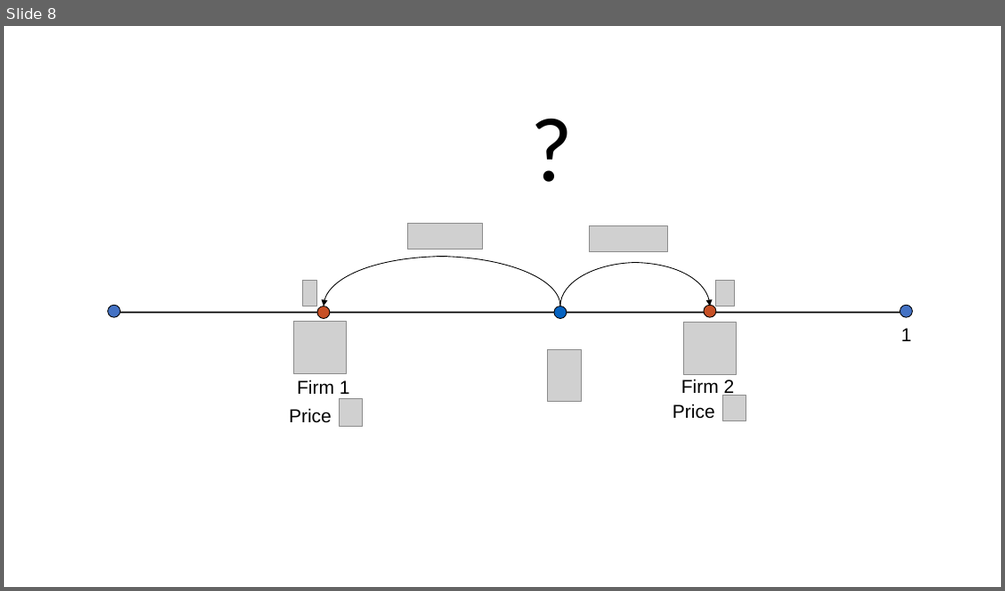
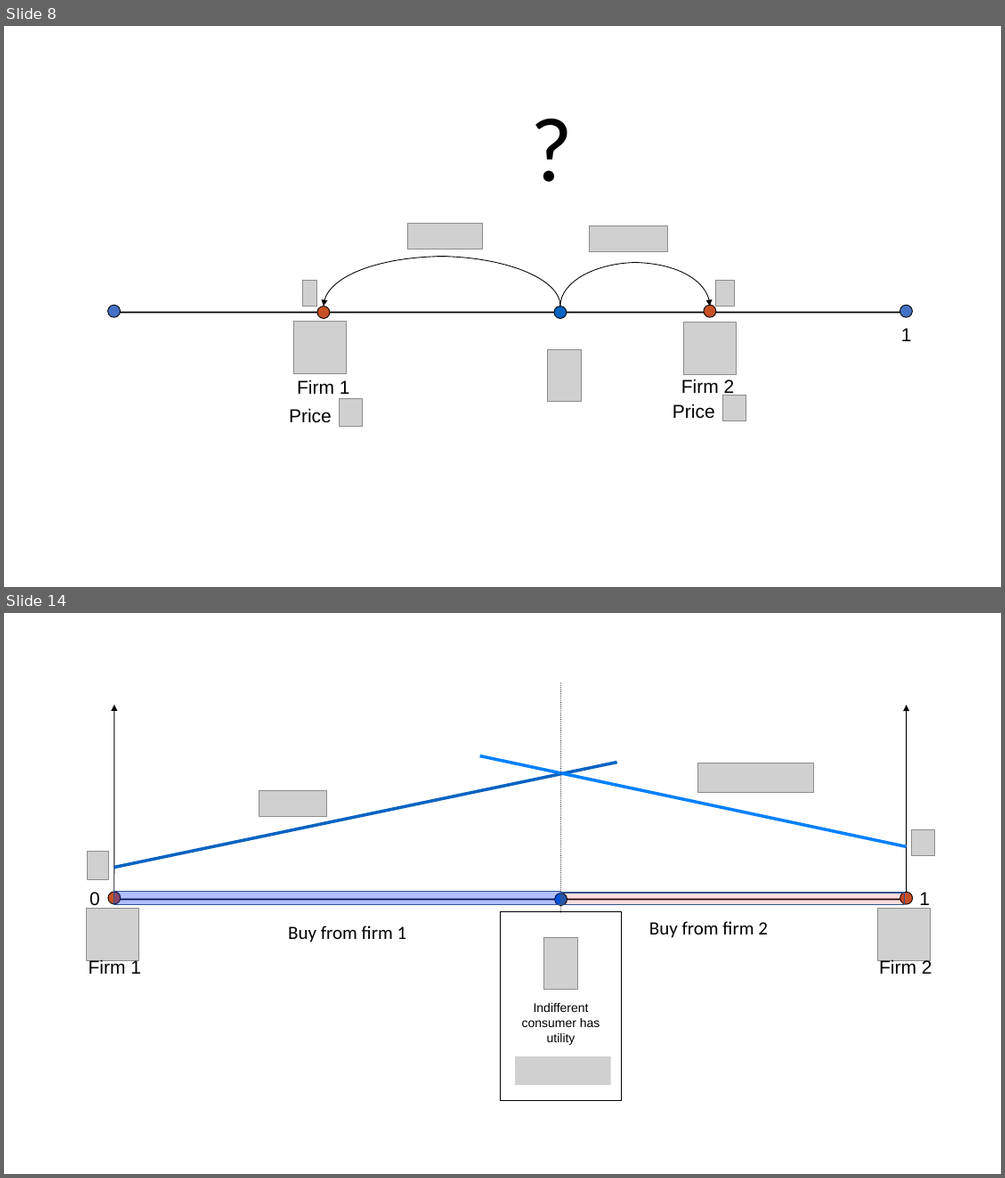
Before and after one commit to peteawag/ECO00008H-A-Industrial-Economics-2019, a slide deck: img/bertrand_eq/bertrand_eq.pptx. Shown one above the other, each under a label of ours: slide 8 before the commit, slides 8 and 14 after it; the slides between them are not shown. The pictures are 1005x591 and 1005x1178 pixels, drawn with LibreOffice and Linux fonts; fonts in the diff are those of the drawing; grey boxes stand for pictures; background and template pictures are left out. Boxes give left, top, right and bottom in pixels: in the first picture for what was removed or moved away, otherwise in the second. Text is boxed around its words. In the diff, an @@ line names an element or a change of style, - is before the commit and + after.

```diff
--- a/img/bertrand_eq/bertrand_eq.pptx
+++ b/img/bertrand_eq/bertrand_eq.pptx
@@ slide 14 added at bbox=[4, 613, 1001, 1174], background #FFFFFF @@
@@ line added from (561, 682) to (561, 913), #000000 0.75 pt dashed @@
@@ arrow added from (114, 898) to (114, 705), #000000 0.75 pt @@
@@ arrow added from (906, 898) to (906, 705), #000000 0.75 pt @@
@@ line added from (114, 868) to (617, 762), #0563C1 3 pt @@
@@ line added from (906, 846) to (479, 755), #0080FF 3 pt @@
@@ picture added at bbox=[698, 763, 813, 793] @@
@@ picture added at bbox=[259, 790, 326, 816] @@
@@ line added from (767, 818) to (773, 818), #000000 0.75 pt @@
@@ picture added at bbox=[87, 851, 109, 879] @@
@@ line added from (199, 850) to (206, 850), #000000 0.75 pt @@
@@ picture added at bbox=[911, 830, 935, 855] @@
@@ text added at bbox=[89, 892, 100, 909], 18 pt, text #000000 @@
+0
@@ ellipse added at bbox=[108, 892, 121, 905], fill #C75025, outline #000000 0.75 pt @@
@@ line added from (114, 900) to (905, 900), #000000 1.5 pt @@
@@ rectangle added at bbox=[114, 892, 561, 905], fill #0032FF at 31% opacity, outline #325491 1 pt @@
@@ ellipse added at bbox=[554, 892, 567, 906], fill #0563C1, outline #000000 0.75 pt @@
@@ rectangle added at bbox=[561, 892, 905, 905], fill #FF0000 at 13% opacity, outline #325491 1 pt @@
@@ ellipse added at bbox=[900, 892, 913, 905], fill #C75025, outline #000000 0.75 pt @@
@@ text added at bbox=[919, 892, 930, 908], 18 pt, text #000000 @@
+1
@@ picture added at bbox=[87, 908, 139, 961] @@
@@ text added at bbox=[288, 925, 407, 942], 18 pt, text #000000 @@
+Buy from firm 1
@@ rectangle added at bbox=[501, 911, 622, 1100], outline #000000 0.75 pt, 12 pt, text #000000 @@
+Indifferent consumer has utility
@@ text added at bbox=[649, 921, 768, 938], 18 pt, text #000000 @@
+Buy from firm 2
@@ picture added at bbox=[877, 908, 930, 960] @@
@@ text added at bbox=[89, 959, 141, 973], 18 pt, text #000000 @@
+Firm 1
@@ picture added at bbox=[544, 938, 578, 989] @@
@@ text added at bbox=[879, 958, 932, 973], 18 pt, text #000000 @@
+Firm 2
@@ picture added at bbox=[516, 1056, 611, 1085] @@
@@ page number added at bbox=[751, 1084, 866, 1101], 10 pt, text #FFFFFF, bold @@
+14
```
Also in this commit, not shown: 5 other slides added, 2 other files.
